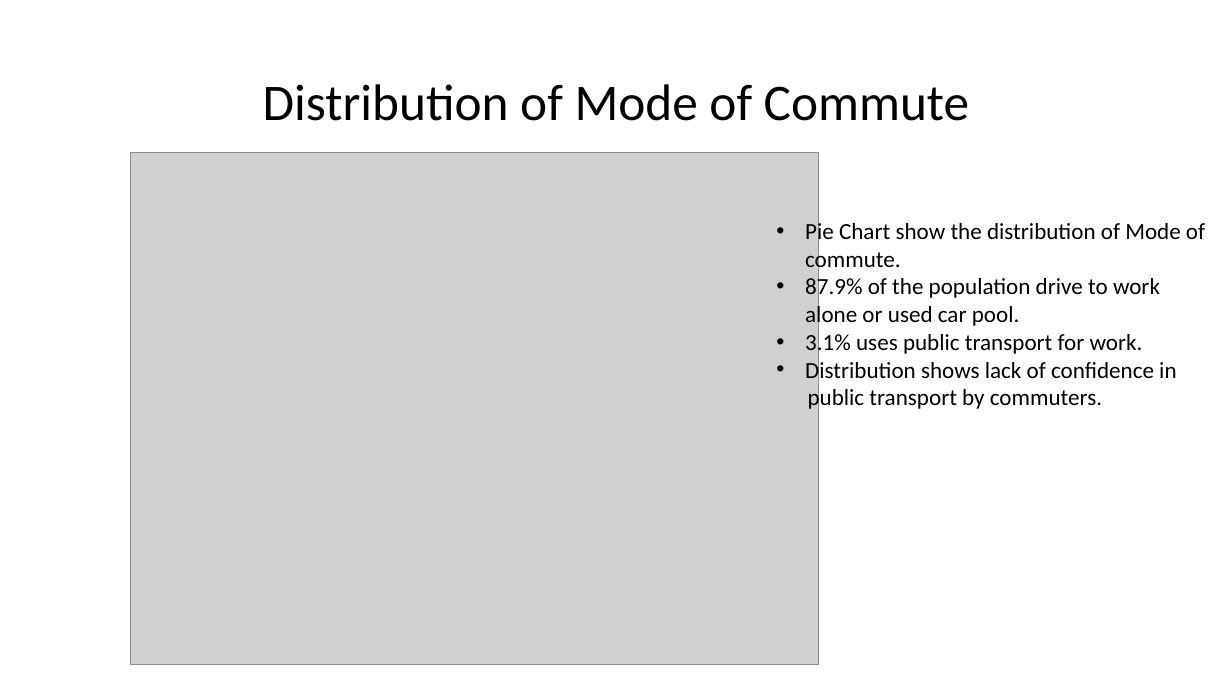
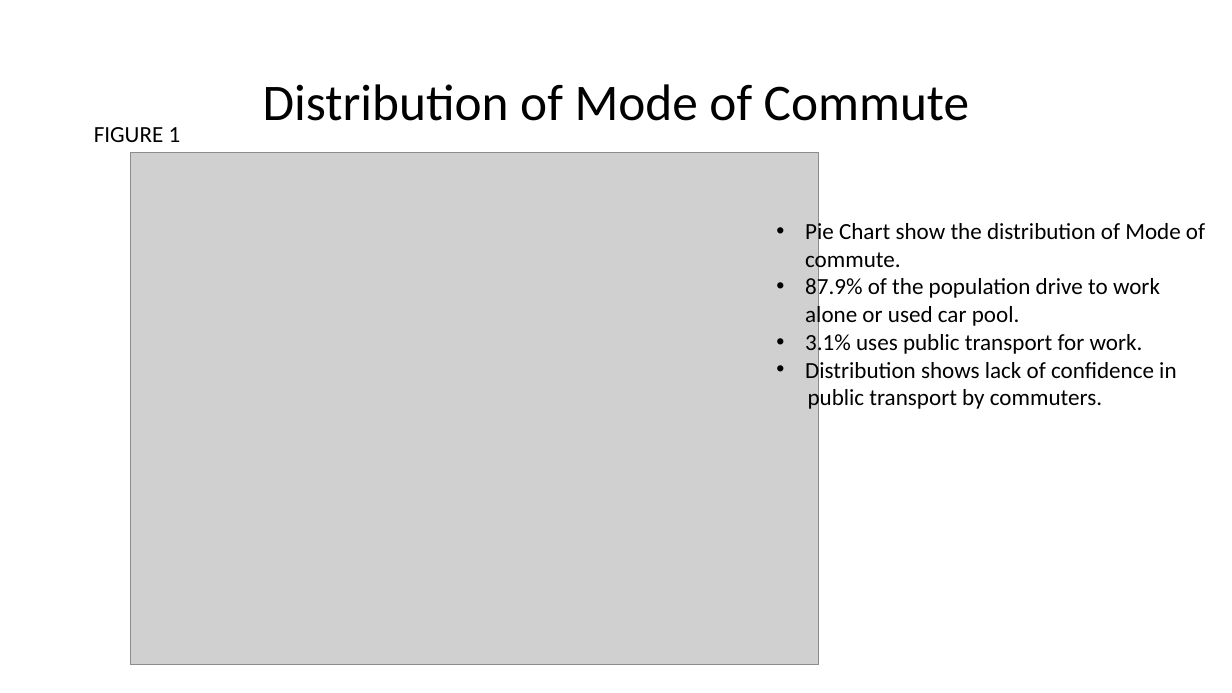
Before and after one commit to rajeshnair1984/Project_Obesity, a slide deck: slide 8 of O3_presentation.pptx. Drawn at 1232x693 pixels with LibreOffice and Linux fonts; fonts in the diff are those of the drawing; grey boxes stand for pictures. Boxes give left, top, right and bottom in pixels: in the first picture for what was removed or moved away, otherwise in the second. Text is boxed around its words. In the diff, an @@ line names an element or a change of style, - is before the commit and + after.

```diff
--- a/O3_presentation.pptx
+++ b/O3_presentation.pptx
@@ text added at (x1=94, y1=127, x2=181, y2=142), 18 pt, text #000000 @@
+FIGURE 1
```
Also in this commit, not shown: 2 other slides changed, 2 slides added, 1 other file.
